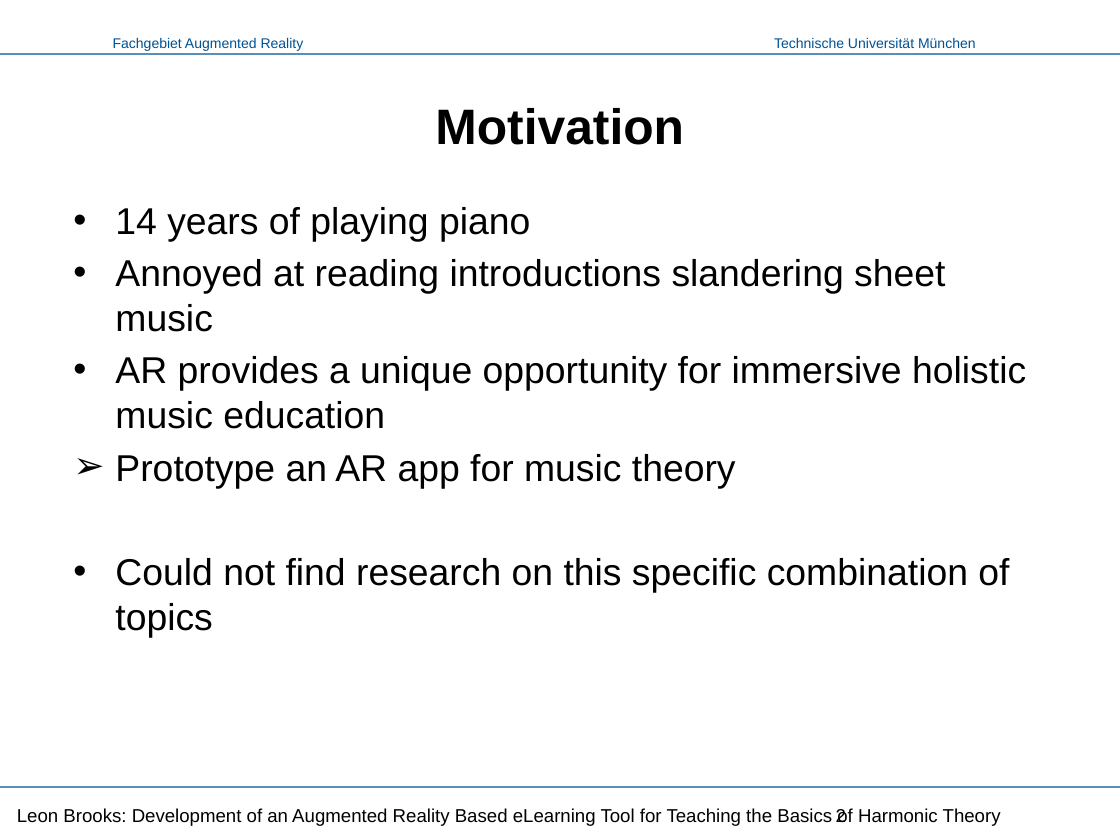
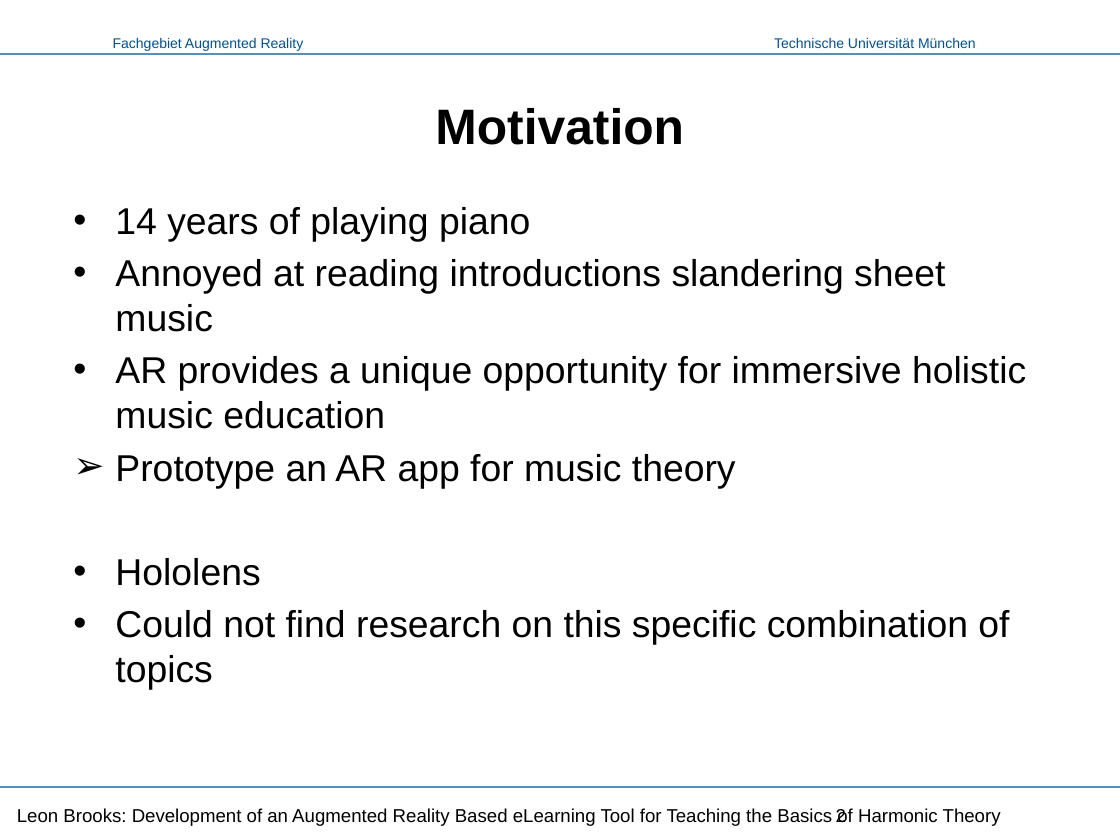
Before and after one commit to LeonBrooks/AR-Music-Theory-eLearing, a slide deck: slide 2 of Presentation/Music Vision - Presentation.pptx. Drawn at 1120x840 pixels with LibreOffice and Linux fonts; fonts in the diff are those of the drawing; background and template pictures are left out. Boxes give left, top, right and bottom in pixels: in the first picture for what was removed or moved away, otherwise in the second. Text is boxed around its words. In the diff, an @@ line names an element or a change of style, - is before the commit and + after.

```diff
--- a/Presentation/Music Vision - Presentation.pptx
+++ b/Presentation/Music Vision - Presentation.pptx
@@ text at (x1=115, y1=558, x2=260, y2=586): paragraph added @@
+• Hololens
```
Also in this commit, not shown: 3 other slides changed.
